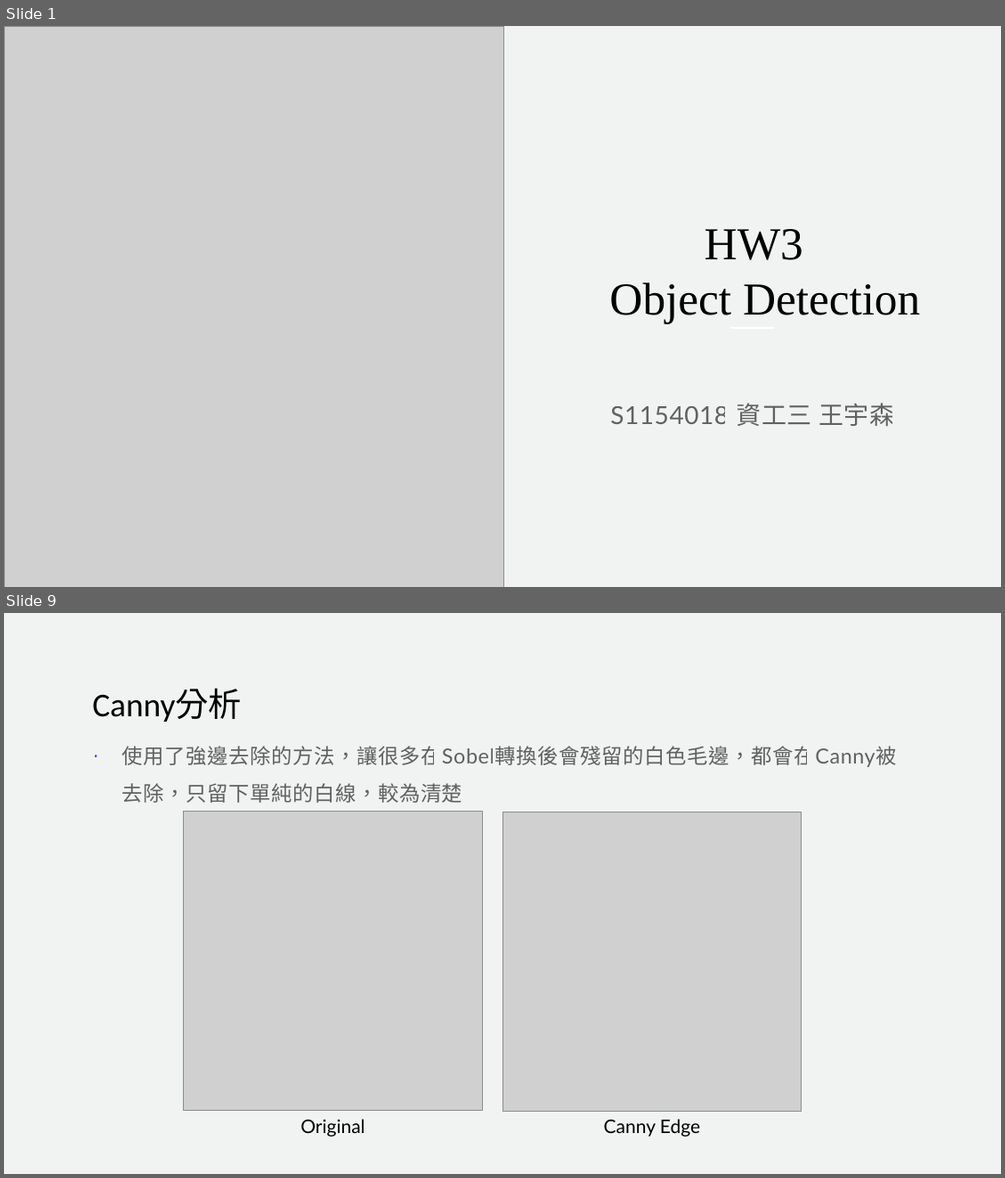
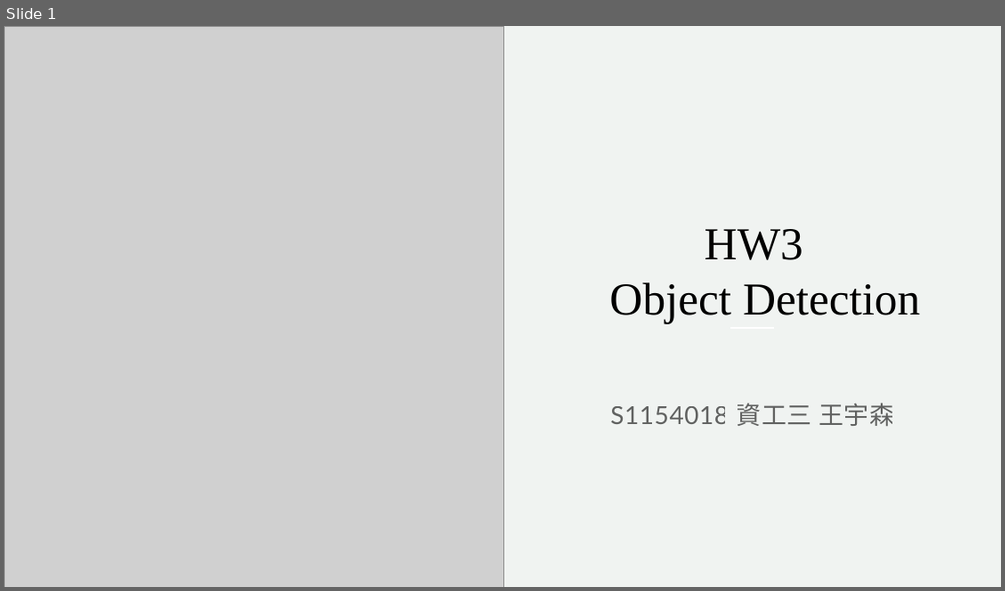
Before and after one commit to s102401002/ComputerVision2024, a slide deck: hw3/HW3_result.pptx. Shown one above the other, each under a label of ours: slides 1 and 9 before the commit, slide 1 after it; the slides between them are not shown. The pictures are 1005x1178 and 1005x591 pixels, drawn with LibreOffice and Linux fonts; fonts in the diff are those of the drawing; grey boxes stand for pictures. Boxes give left, top, right and bottom in pixels: in the first picture for what was removed or moved away, otherwise in the second. Text is boxed around its words. In the diff, an @@ line names an element or a change of style, - is before the commit and + after.

```diff
--- a/hw3/HW3_result.pptx
+++ b/hw3/HW3_result.pptx
@@ slide 9 removed at (4, 613, 1001, 1174), background #F0F3F1 @@
@@ title removed at (92, 689, 242, 722) @@
-Canny分析
@@ text removed at (121, 746, 896, 803) @@
-· 使用了強邊去除的方法，讓很多在Sobel轉換後會殘留的白色毛邊，都會在Canny被去除，只留下單純的白線，較為清楚。
@@ picture removed at (184, 811, 483, 1111) @@
@@ picture removed at (502, 811, 802, 1111) @@
@@ text removed at (300, 1119, 364, 1136) @@
-Original
@@ text removed at (604, 1119, 700, 1136) @@
-Canny Edge
```
Also in this commit, not shown: 8 slides added, 14 other slides removed, 17 other files.
